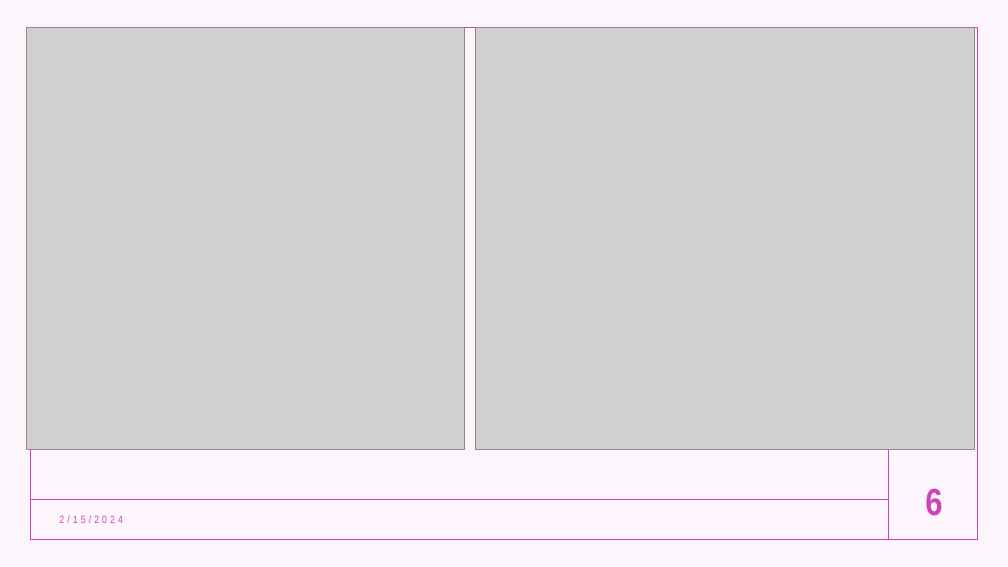
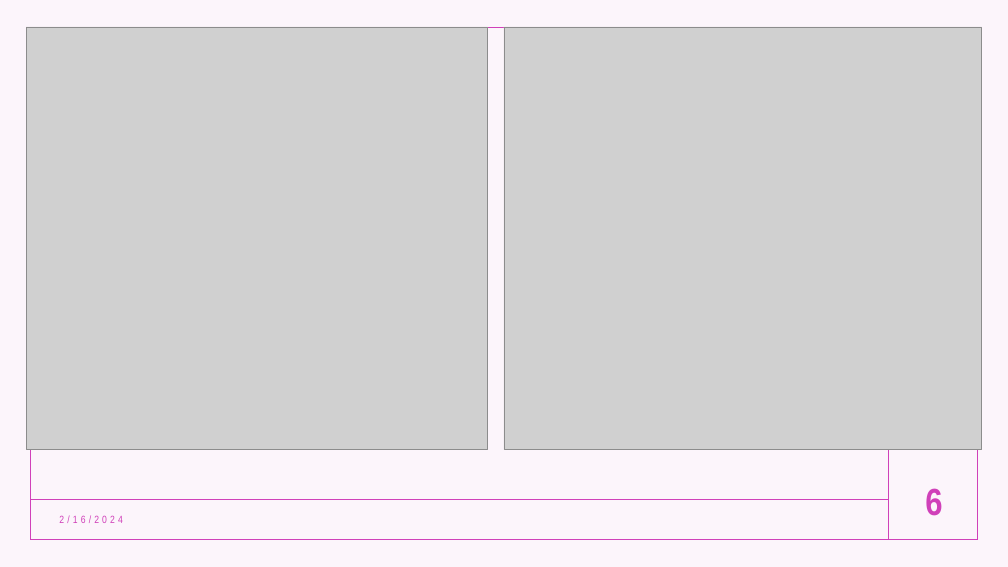
Before and after one commit to lopez-Luis89/Team_Project_AAI-500, a slide deck: slide 6 of Project Presentation.pptx. Drawn at 1008x567 pixels with LibreOffice and Linux fonts; fonts in the diff are those of the drawing; grey boxes stand for pictures. Boxes give left, top, right and bottom in pixels: in the first picture for what was removed or moved away, otherwise in the second. Text is boxed around its words. In the diff, an @@ line names an element or a change of style, - is before the commit and + after.

```diff
--- a/Project Presentation.pptx
+++ b/Project Presentation.pptx
@@ picture: place and size @@
-picture at [26,27,464,450]
+picture at [26,27,488,450]
@@ picture: place and size @@
-picture at [476,27,975,450]
+picture at [504,27,982,450]
@@ text at [59,515,122,523]: text changed @@
-2/15/2024
+2/16/2024
```
Also in this commit, not shown: 5 other slides changed, 2 other files.
